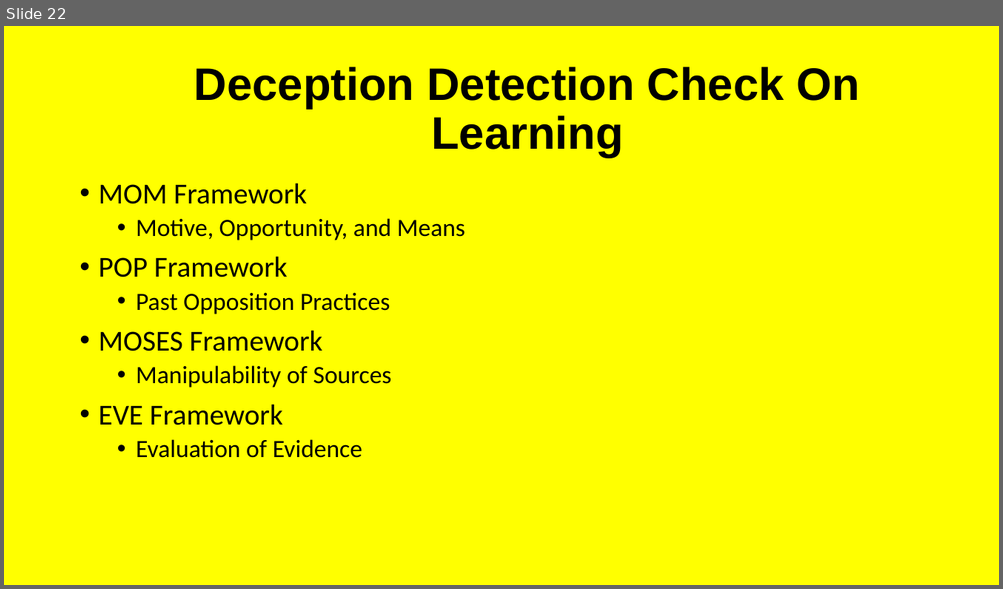
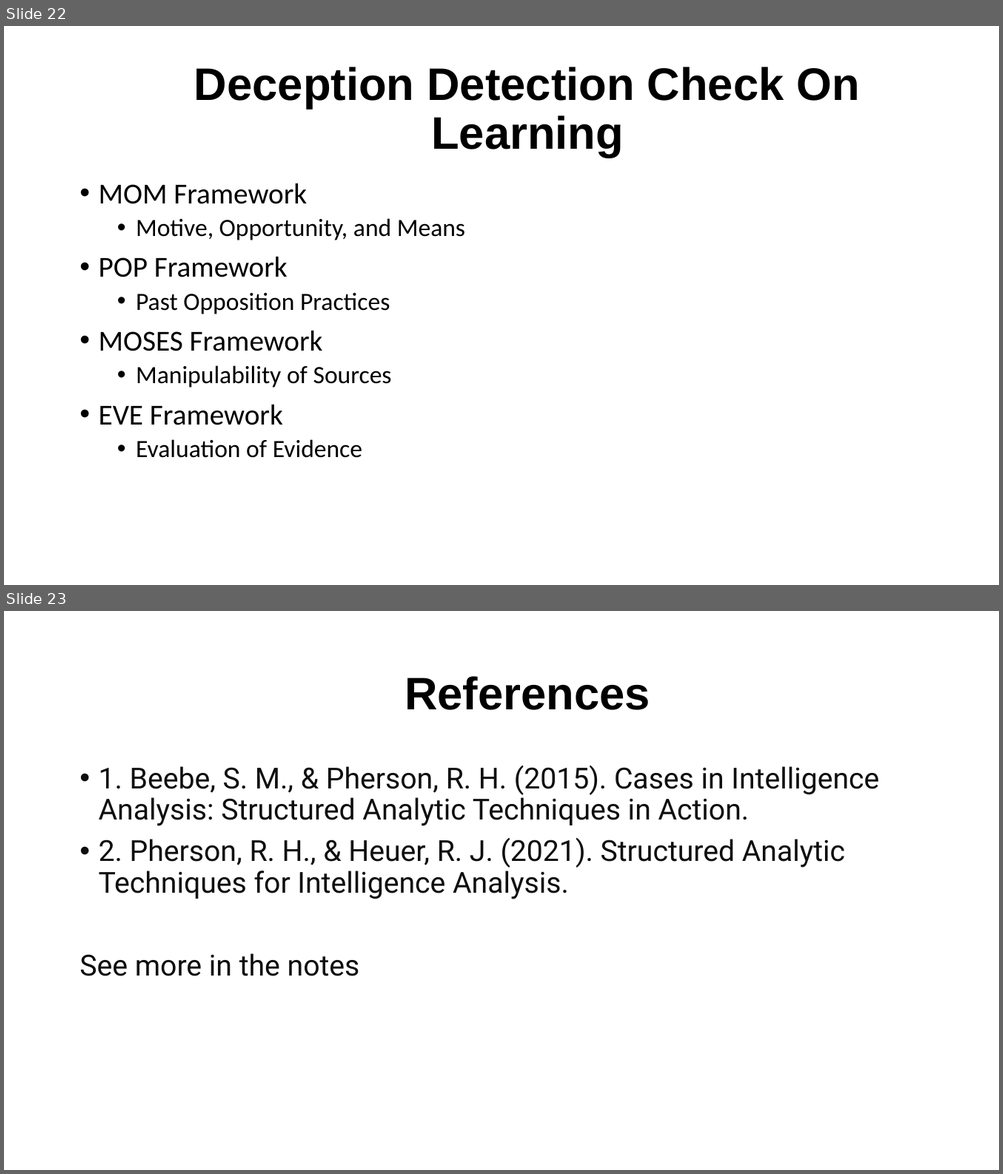
Before and after one commit to irregularchat/Counter_Malign_Information_Training, a slide deck: Counter_Malign_Information/4-Implement-For_Instructors/Lesson_Plans/Lesson_05-Identify_Malign_Information/Audio_Visual-Identify_Misinformation/En-Lesson_Slide-Identify_Misinformation.pptx. Shown one above the other, each under a label of ours: slide 22 before the commit, slides 22 and 23 after it. The pictures are 1003x589 and 1003x1174 pixels, drawn with LibreOffice and Linux fonts; fonts in the diff are those of the drawing. Boxes give left, top, right and bottom in pixels: in the first picture for what was removed or moved away, otherwise in the second. Text is boxed around its words. In the diff, an @@ line names an element or a change of style, - is before the commit and + after.

```diff
--- a/Counter_Malign_Information/4-Implement-For_Instructors/Lesson_Plans/Lesson_05-Identify_Malign_Information/Audio_Visual-Identify_Misinformation/En-Lesson_Slide-Identify_Misinformation.pptx
+++ b/Counter_Malign_Information/4-Implement-For_Instructors/Lesson_Plans/Lesson_05-Identify_Malign_Information/Audio_Visual-Identify_Misinformation/En-Lesson_Slide-Identify_Misinformation.pptx
@@ slide 23 added at box(4, 611, 999, 1170), background #FFFFFF @@
@@ title added at box(404, 676, 650, 710), 44 pt, text #000000, bold @@
+References
@@ text added at box(79, 765, 879, 977), 28 pt, text #0E0E0E @@
+• 1. Beebe, S. M., & Pherson, R. H. (2015). Cases in Intelligence Analysis: Structured Analytic Techniques in Action.
+• 2. Pherson, R. H., & Heuer, R. J. (2021). Structured Analytic Techniques for Intelligence Analysis.
+See more in the notes
@@ slide 22 changed as well @@
@@ background #FFFF00 to #FFFFFF @@
```
Also in this commit, not shown: 23 other slides changed, 7 other files.
